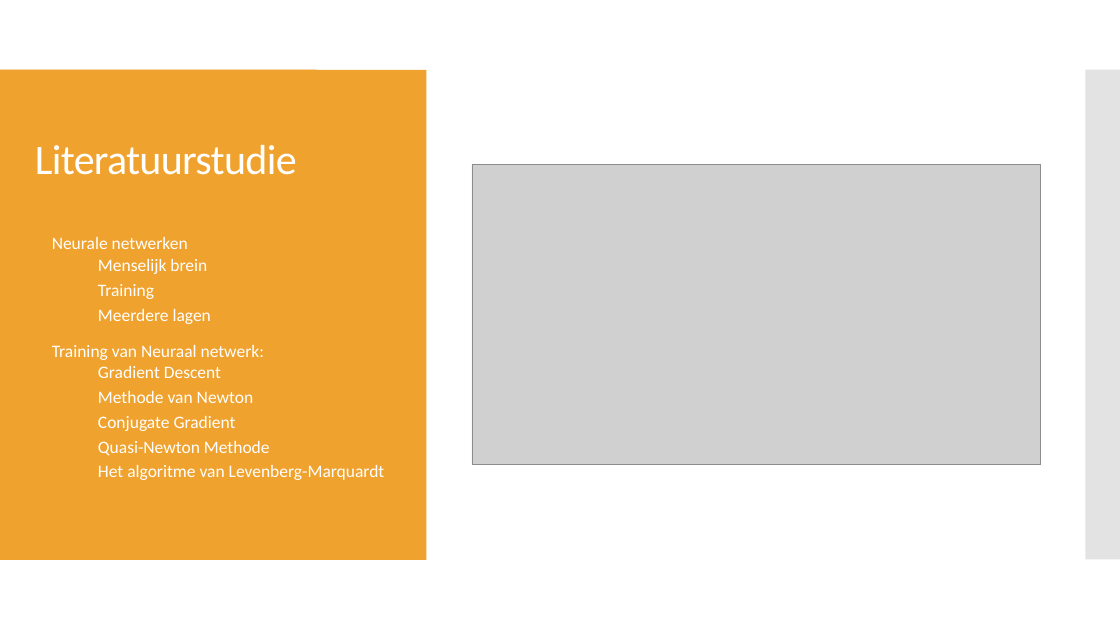
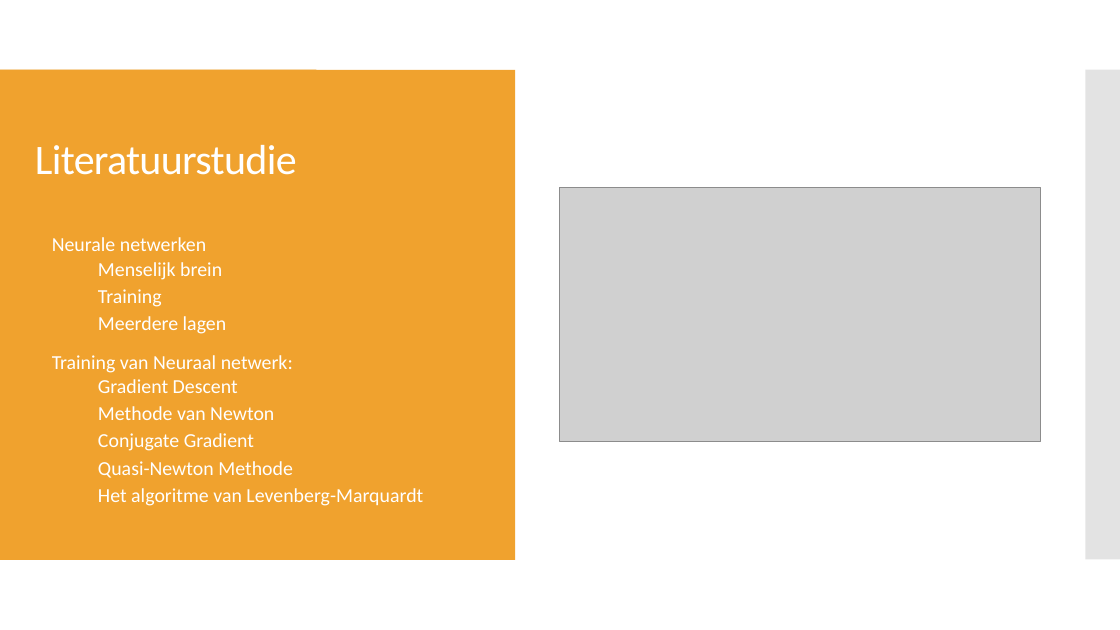
Before and after one commit to PrebenLeroy/bachelorproef, a slide deck: slide 6 of BP verdediging.pptx. Drawn at 1120x630 pixels with LibreOffice and Linux fonts; fonts in the diff are those of the drawing; grey boxes stand for pictures. Boxes give left, top, right and bottom in pixels: in the first picture for what was removed or moved away, otherwise in the second. Text is boxed around its words. In the diff, an @@ line names an element or a change of style, - is before the commit and + after.

```diff
--- a/BP verdediging.pptx
+++ b/BP verdediging.pptx
@@ rectangle: place and size @@
-rectangle at [0,70,427,560]
+rectangle at [0,70,515,560]
@@ picture: place and size @@
-picture at [472,165,1041,465]
+picture at [560,187,1041,441]
@@ text "Neurale netwerken" at [52,237,423,506]: size 15 to 17 pt @@
```
Also in this commit, not shown: 9 other slides changed, 4 slides added, 1 slide removed.
